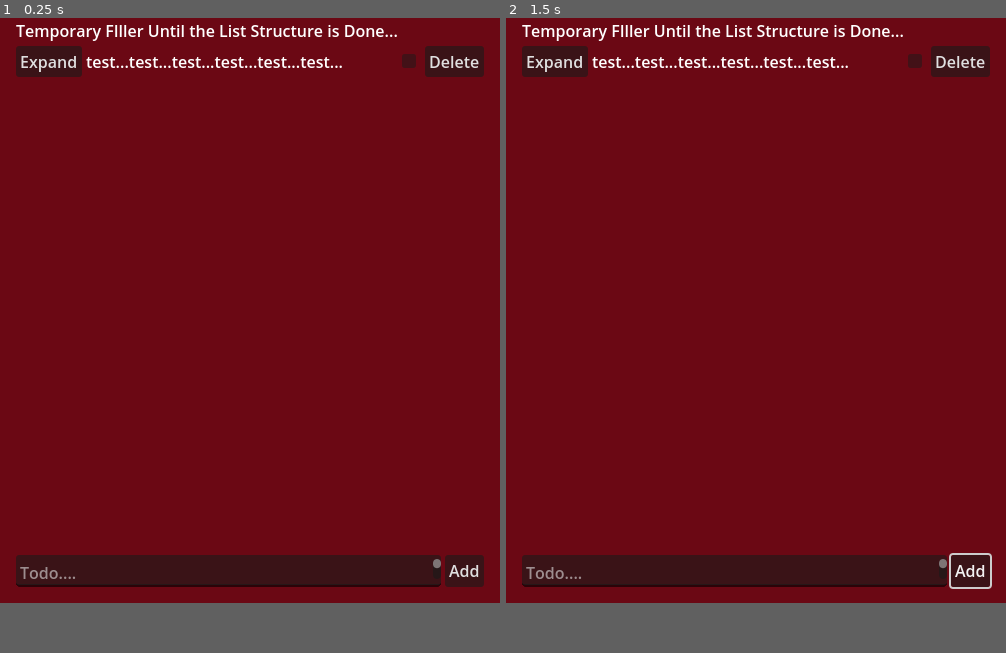
Above: before the commit, frames 1-2 (left to right).
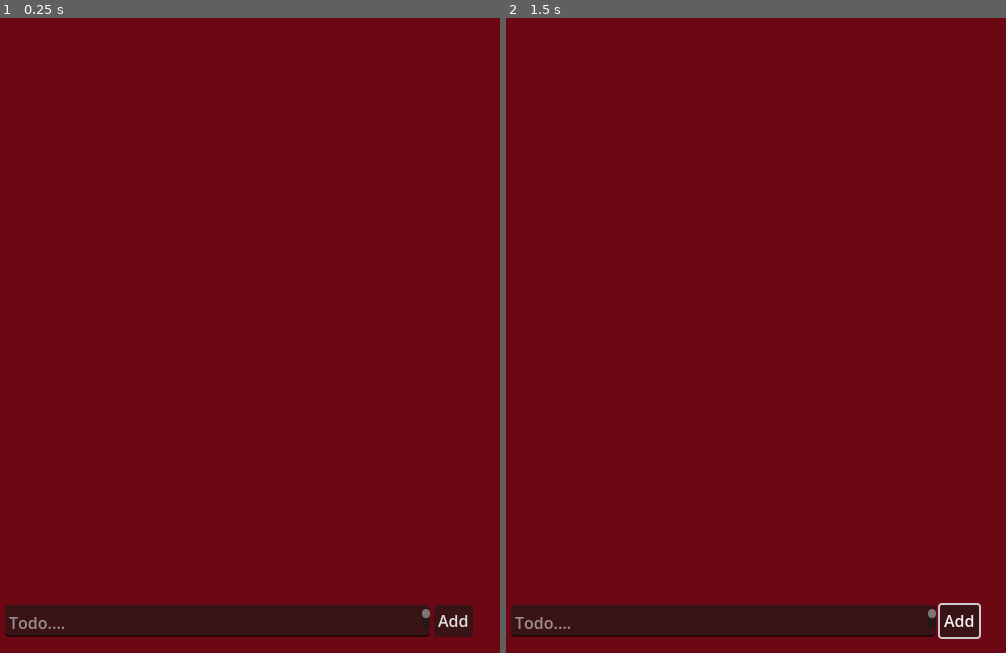
Above: after the commit, the same moments.

Repository: JakeSlaght/gotdot-applications
Game: Godot game, scene res://todo_list.tscn
The game is run twice, just before and just after one commit, with the same random seed, the same clock (stepped at 60 frames per second) and the same inputs.
Inputs (mouse positions are in pixels of both pictures, inside the frame that each line leads up to):
- Up to frame 1 (0.25 s): no input
- Up to frame 2 (1.5 s): click "Add" at 0.5 s; click (556, 62) at 1.25 s, where only the run before the commit has a clickable "Expand"
In our replay, the window is 500x600 before the commit and 500x650 after it. These sizes can differ from the game's own. Grey fills any space a smaller window leaves; there, only what the larger window draws over its background counts as a difference.

The runs differ from the first frame. In frame 1, 10% of the frame differs, in the area x 0-100%, y 1-100%; in frame 2, 10%.

Commit message:
feat: making it so the individual delete buttons work

Diff:
--- a/todo_calendar/add_todo.gd
+++ b/todo_calendar/add_todo.gd
@@ -11,7 +11,7 @@
 	if entered_string.length() == 0:
 		print_debug('throw an error, there is no string')
 	else:
-		print_debug('we got us a string!')
 		var todo: Todo = Todo.new()
 		todo.todo_name = entered_string
 		add_new_todo.emit(todo)
+		todo_text.clear()
--- a/todo_calendar/classes/todo_list.gd
+++ b/todo_calendar/classes/todo_list.gd
@@ -1,6 +1,9 @@
 class_name TodoList extends Control
+
 @onready var add_todo: AddTodo = %add_todo
+@onready var todo_display: VBoxContainer = %todo_display
 
+var todo_item_list_class = preload("res://todo_list_item.tscn")
 
 # Called when the node enters the scene tree for the first time.
 func _ready() -> void:
@@ -11,4 +14,15 @@
 	pass
 
 func add_todo_to(todo_item) -> void:
-	print_debug(JSON.stringify(todo_item))
+	var new_todo = todo_item_list_class.instantiate()
+	new_todo.todo_description_text = todo_item.todo_name
+	new_todo.delete_todo.connect(delete_todo_from)
+	todo_display.add_child(new_todo)
+
+func delete_todo_from(todo) -> void:
+	var children_of_view = todo_display.get_children()
+	var index = children_of_view.find(todo)
+
+	if index != -1:
+		var child_node = todo_display.get_child(index)
+		todo_display.remove_child(child_node)
--- a/todo_calendar/classes/todo_list_item.gd
+++ b/todo_calendar/classes/todo_list_item.gd
@@ -1,12 +1,15 @@
 extends VBoxContainer
 
 @onready var todo_description: Label = %todo_description
+@export var todo_description_text: String = ""
+
+signal delete_todo
 
 # Called when the node enters the scene tree for the first time.
 func _ready() -> void:
-	pass # Replace with function body.
+	todo_description.text = todo_description_text
 
 
-# Called every frame. 'delta' is the elapsed time since the previous frame.
-func _process(delta: float) -> void:
-	pass
+
+func _on_delete_button_pressed() -> void:
+	delete_todo.emit(self)
--- a/todo_calendar/project.godot
+++ b/todo_calendar/project.godot
@@ -18,4 +18,4 @@
 [display]
 
 window/size/viewport_width=500
-window/size/viewport_height=600
+window/size/viewport_height=650
--- a/todo_calendar/todo_list.tscn
+++ b/todo_calendar/todo_list.tscn
@@ -1,8 +1,7 @@
-[gd_scene load_steps=4 format=3 uid="uid://cqlw0uku8eshx"]
+[gd_scene load_steps=3 format=3 uid="uid://cqlw0uku8eshx"]
 
 [ext_resource type="PackedScene" uid="uid://x0p74t7nmq6v" path="res://add_todo.tscn" id="1_33c02"]
 [ext_resource type="Script" path="res://classes/todo_list.gd" id="1_st8ln"]
-[ext_resource type="PackedScene" uid="uid://ch4adqotf1ihk" path="res://todo_list_item.tscn" id="2_sf0w0"]
 
 [node name="Todo_List" type="Control"]
 layout_mode = 3
@@ -37,13 +36,24 @@
 [node name="VBoxContainer" type="VBoxContainer" parent="ColorRect/MarginContainer"]
 layout_mode = 2
 
-[node name="Label" type="Label" parent="ColorRect/MarginContainer/VBoxContainer"]
+[node name="ScrollContainer" type="ScrollContainer" parent="ColorRect/MarginContainer/VBoxContainer"]
+custom_minimum_size = Vector2(490, 550)
 layout_mode = 2
-text = "Temporary FIller Until the List Structure is Done...
-"
+horizontal_scroll_mode = 0
 
-[node name="todo_list_item" parent="ColorRect/MarginContainer/VBoxContainer" instance=ExtResource("2_sf0w0")]
+[node name="todo_display_container" type="MarginContainer" parent="ColorRect/MarginContainer/VBoxContainer/ScrollContainer"]
 layout_mode = 2
+size_flags_horizontal = 6
+size_flags_vertical = 4
+theme_override_constants/margin_left = 16
+theme_override_constants/margin_top = 16
+theme_override_constants/margin_right = 16
+theme_override_constants/margin_bottom = 16
+
+[node name="todo_display" type="VBoxContainer" parent="ColorRect/MarginContainer/VBoxContainer/ScrollContainer/todo_display_container"]
+unique_name_in_owner = true
+layout_mode = 2
+theme_override_constants/separation = 8
 
 [node name="add_todo" parent="ColorRect/MarginContainer/VBoxContainer" instance=ExtResource("1_33c02")]
 unique_name_in_owner = true
--- a/todo_calendar/todo_list_item.tscn
+++ b/todo_calendar/todo_list_item.tscn
@@ -34,6 +34,7 @@
 "
 
 [node name="Panel" type="Panel" parent="."]
+visible = false
 layout_mode = 2
 
 [node name="MarginContainer" type="MarginContainer" parent="Panel"]
@@ -42,5 +43,11 @@
 anchors_preset = 15
 anchor_right = 1.0
 anchor_bottom = 1.0
+offset_left = -28.5
+offset_top = -100.0
+offset_right = 28.5
+offset_bottom = 100.0
 grow_horizontal = 2
 grow_vertical = 2
+
+[connection signal="pressed" from="HBoxContainer/HBoxContainer/delete_button" to="." method="_on_delete_button_pressed"]
